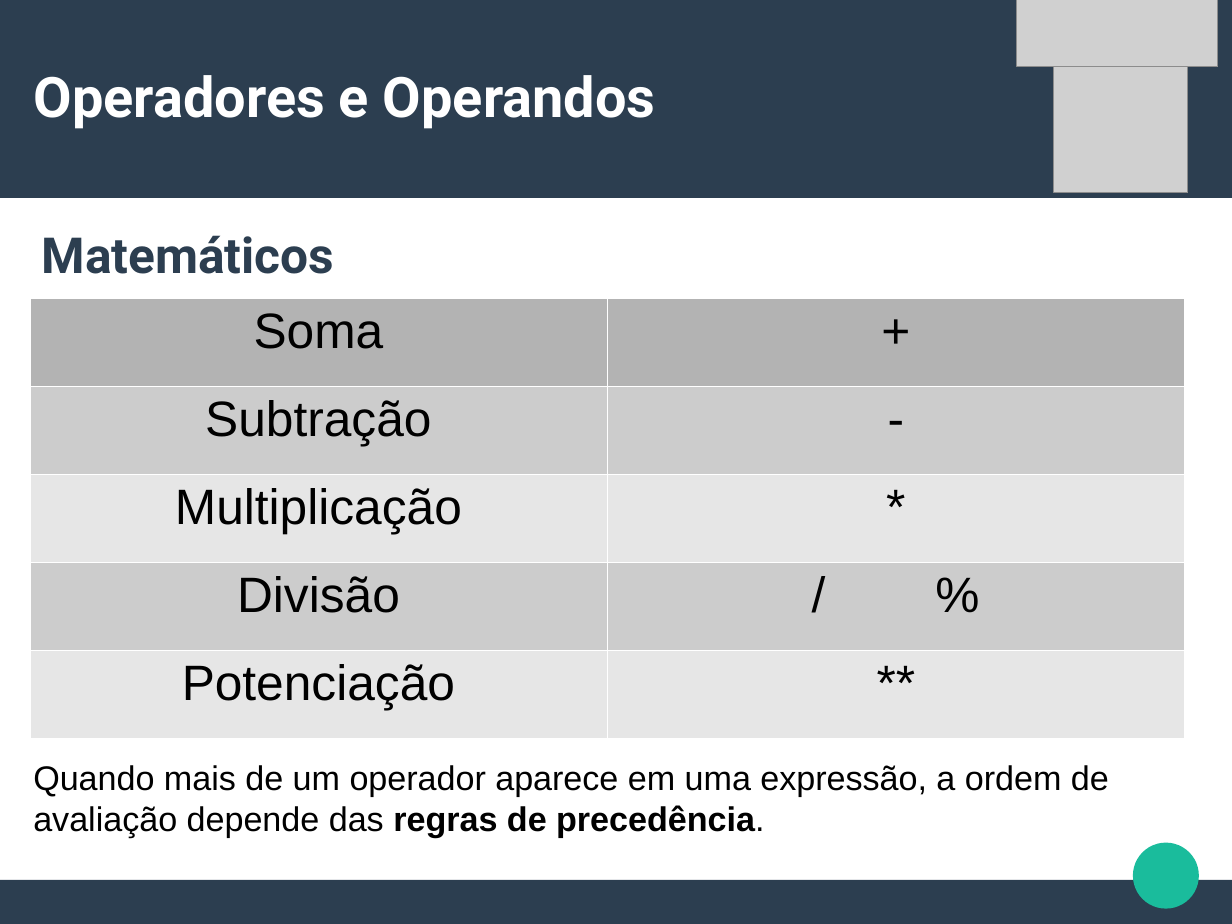
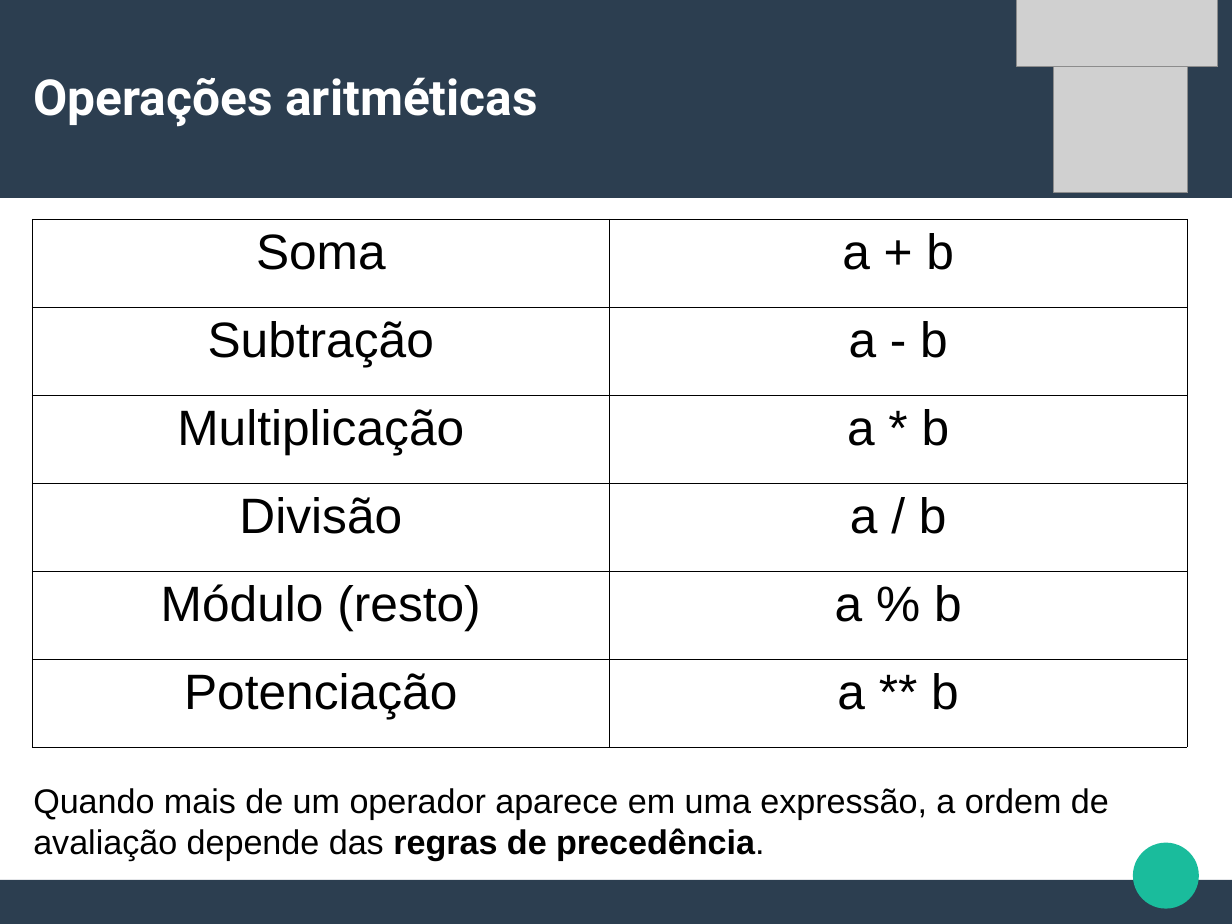
Before and after one commit to CalicoUFSC/minicurso-python, a slide deck: slide 10 of Aula1/Aula1.odp (slide 9 before the commit). Drawn at 1232x924 pixels with LibreOffice and Linux fonts; fonts in the diff are those of the drawing; grey boxes stand for pictures. Boxes give left, top, right and bottom in pixels: in the first picture for what was removed or moved away, otherwise in the second. Text is boxed around its words. In the diff, an @@ line names an element or a change of style, - is before the commit and + after.

```diff
--- a/Aula1/Aula1.odp
+++ b/Aula1/Aula1.odp
@@ title at (x1=34, y1=77, x2=537, y2=126): text changed; size 36 to 32 pt @@
-Operadores e Operandos
+Operações aritméticas
@@ table at (x1=32, y1=219, x2=1188, y2=747) @@
-row 1: Soma | +
-row 2: Subtração | -
-row 3: Multiplicação | *
-row 4: Divisão | / %
-row 5: Potenciação | **
+row 1: Soma | a + b
+row 2: Subtração | a - b
+row 3: Multiplicação | a * b
+row 4: Divisão | a / b
+row 5: Módulo (resto) | a % b
+row 6: Potenciação | a ** b
@@ table resized from (x1=30, y1=297, x2=1186, y2=737) to (x1=32, y1=219, x2=1188, y2=747) @@
@@ text removed at (x1=42, y1=235, x2=335, y2=274) @@
-Matemáticos
@@ text "Quando mais de um operador ..." moved from (x1=33, y1=765, x2=1109, y2=838) to (x1=33, y1=788, x2=1109, y2=860) @@
```
Also in this commit, not shown: 5 other slides changed, 7 slides added, 3 slides removed, 7 other files.
